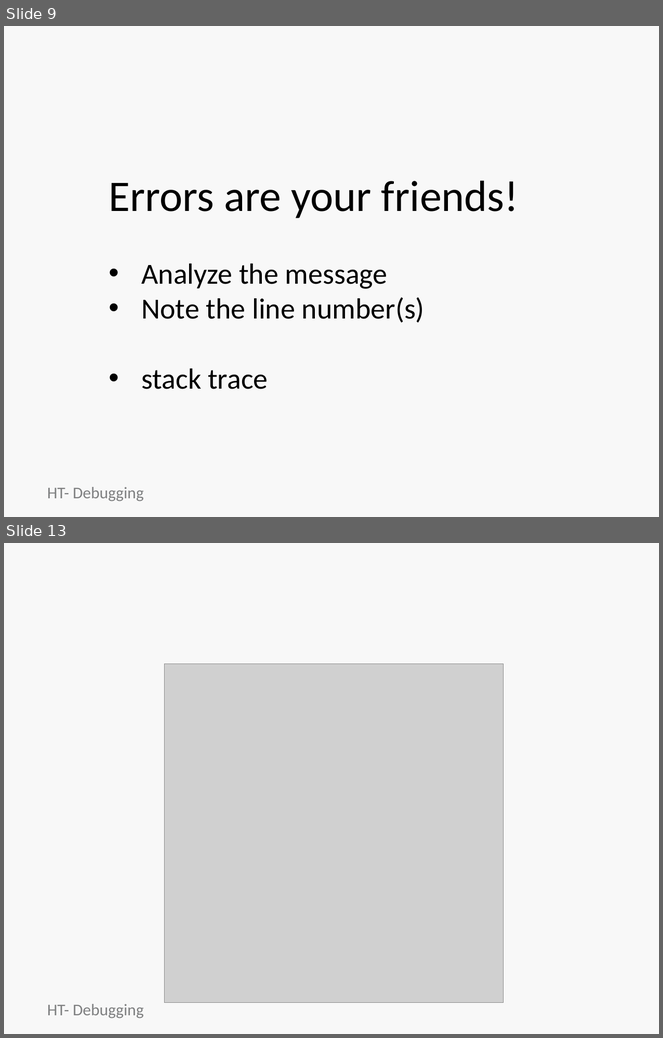
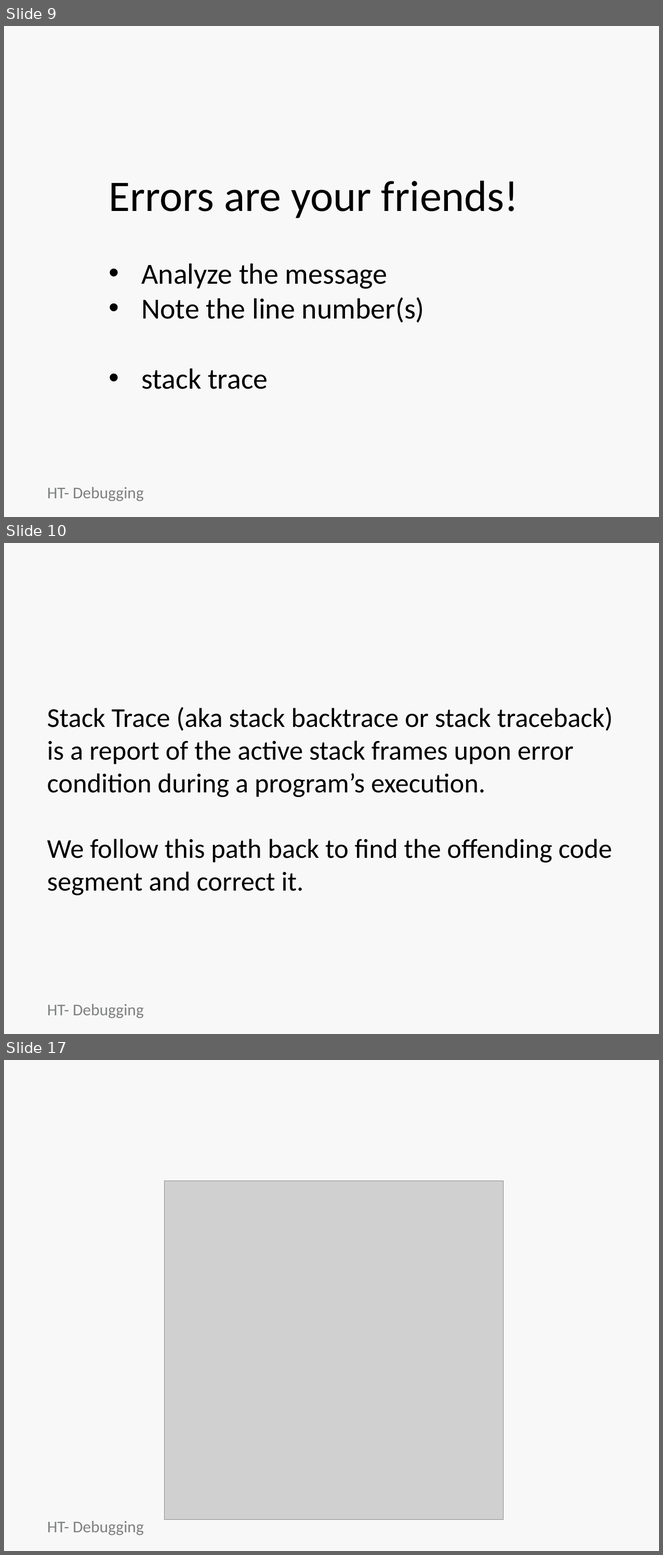
Before and after one commit to jumpcheng/debugging_notes, a slide deck: HT-debugging-basics.pptx. Shown one above the other, each under a label of ours: slides 9 and 13 before the commit, slides 9, 10 and 17 after it; the slides between them are not shown. The pictures are 663x1038 and 663x1555 pixels, drawn with LibreOffice and Linux fonts; fonts in the diff are those of the drawing; grey boxes stand for pictures; background and template pictures are left out. Boxes give left, top, right and bottom in pixels: in the first picture for what was removed or moved away, otherwise in the second. Text is boxed around its words. In the diff, an @@ line names an element or a change of style, - is before the commit and + after.

```diff
--- a/HT-debugging-basics.pptx
+++ b/HT-debugging-basics.pptx
@@ slide 10 added at [4,543,659,1034], background picture (left out) @@
@@ title added at [37,551,626,633], 44 pt, text #F8F8F8, bold @@
+Stack Trace
@@ text added at [47,707,613,896], 30 pt, text #000000 @@
+Stack Trace (aka stack backtrace or stack traceback) is a report of the active stack frames upon error condition during a program’s execution.
+We follow this path back to find the offending code segment and correct it.
@@ text added at [47,1004,143,1019], 18 pt, text #7E7F80 @@
+HT- Debugging
@@ what was slide 13 is now slide 17 @@
```
Also in this commit, not shown: 9 slides changed, 3 other slides added, 2 other files.
